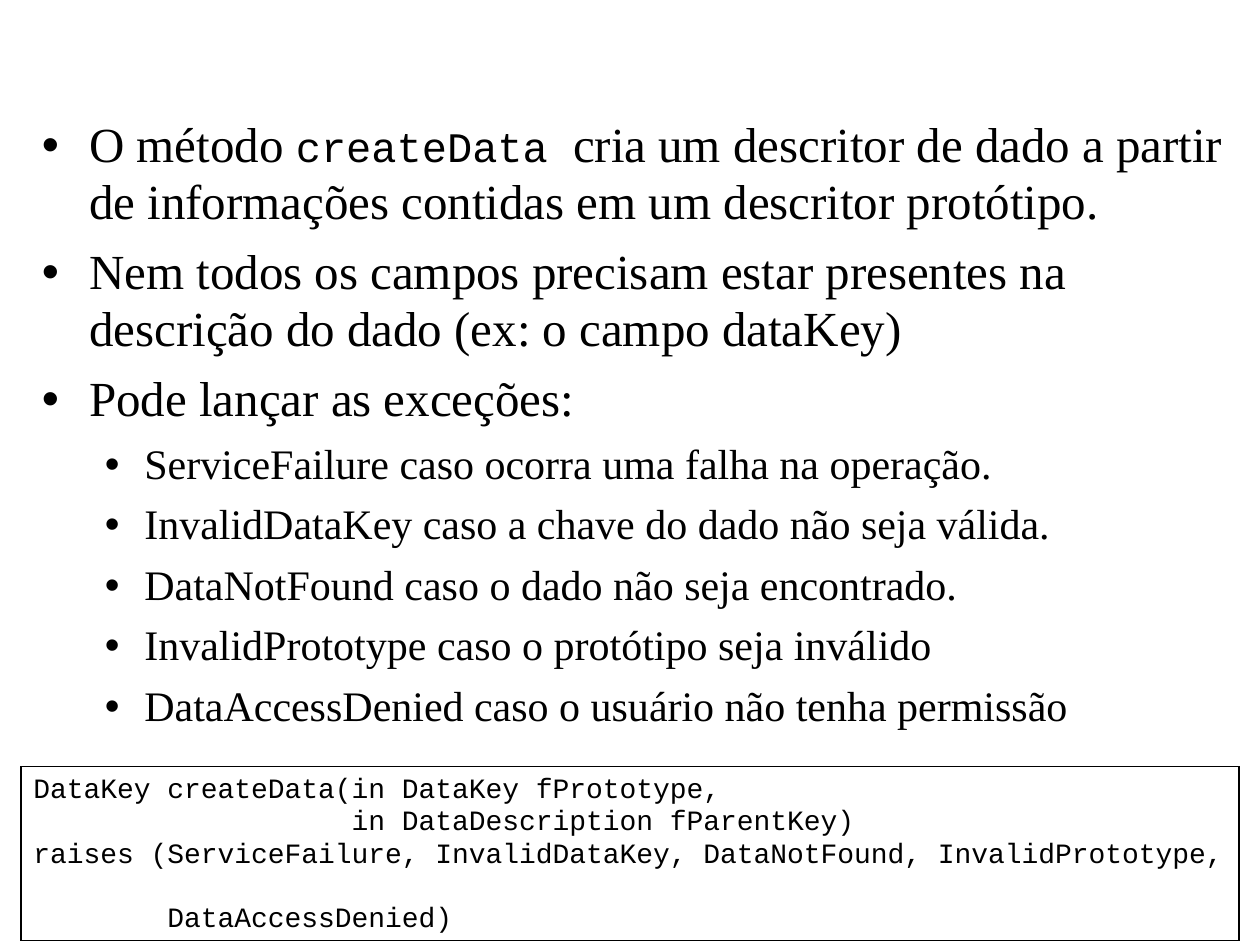
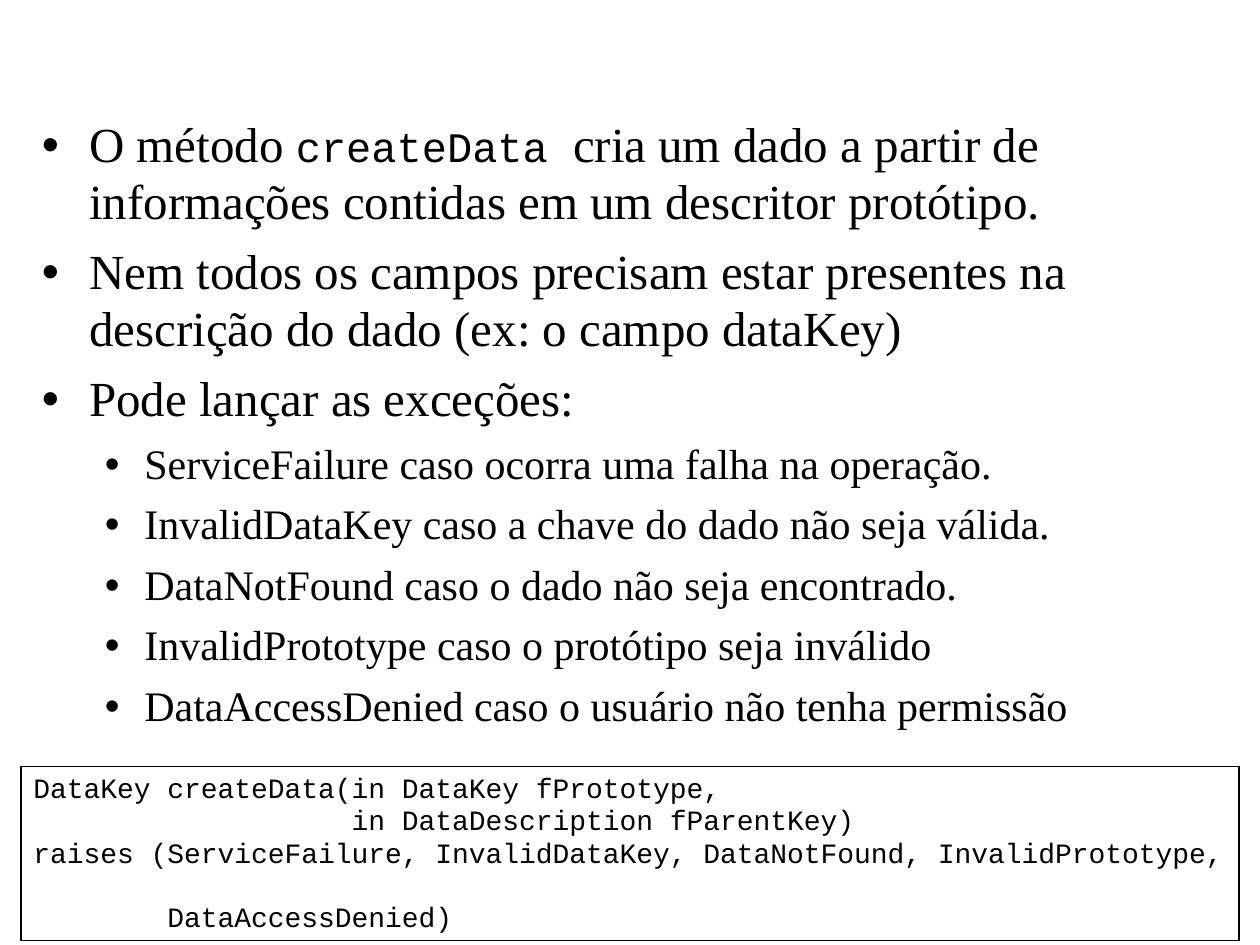
Before and after one commit to amadeubarbosa/openbus-core, a slide deck: slide 24 of docs/cursos/developer/11.DataService.ppt. Drawn at 1260x945 pixels with LibreOffice and Linux fonts; fonts in the diff are those of the drawing; background and template pictures are left out. Boxes give left, top, right and bottom in pixels: in the first picture for what was removed or moved away, otherwise in the second. Text is boxed around its words. In the diff, an @@ line names an element or a change of style, - is before the commit and + after.

```diff
--- a/docs/cursos/developer/11.DataService.ppt
+++ b/docs/cursos/developer/11.DataService.ppt
@@ text at bbox=[89, 128, 1041, 229]: text changed @@
-• O método createData cria um descritor de dado a partir de informações contidas em um descritor protótipo.
+• O método createData cria um dado a partir de informações contidas em um descritor protótipo.
```
Also in this commit, not shown: 5 other slides changed, 36 other files.
